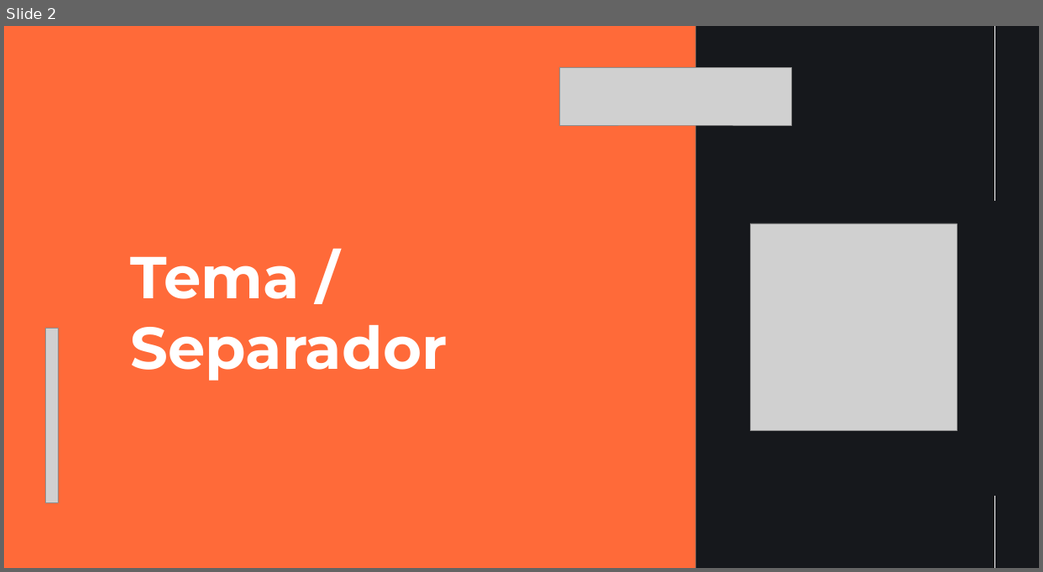
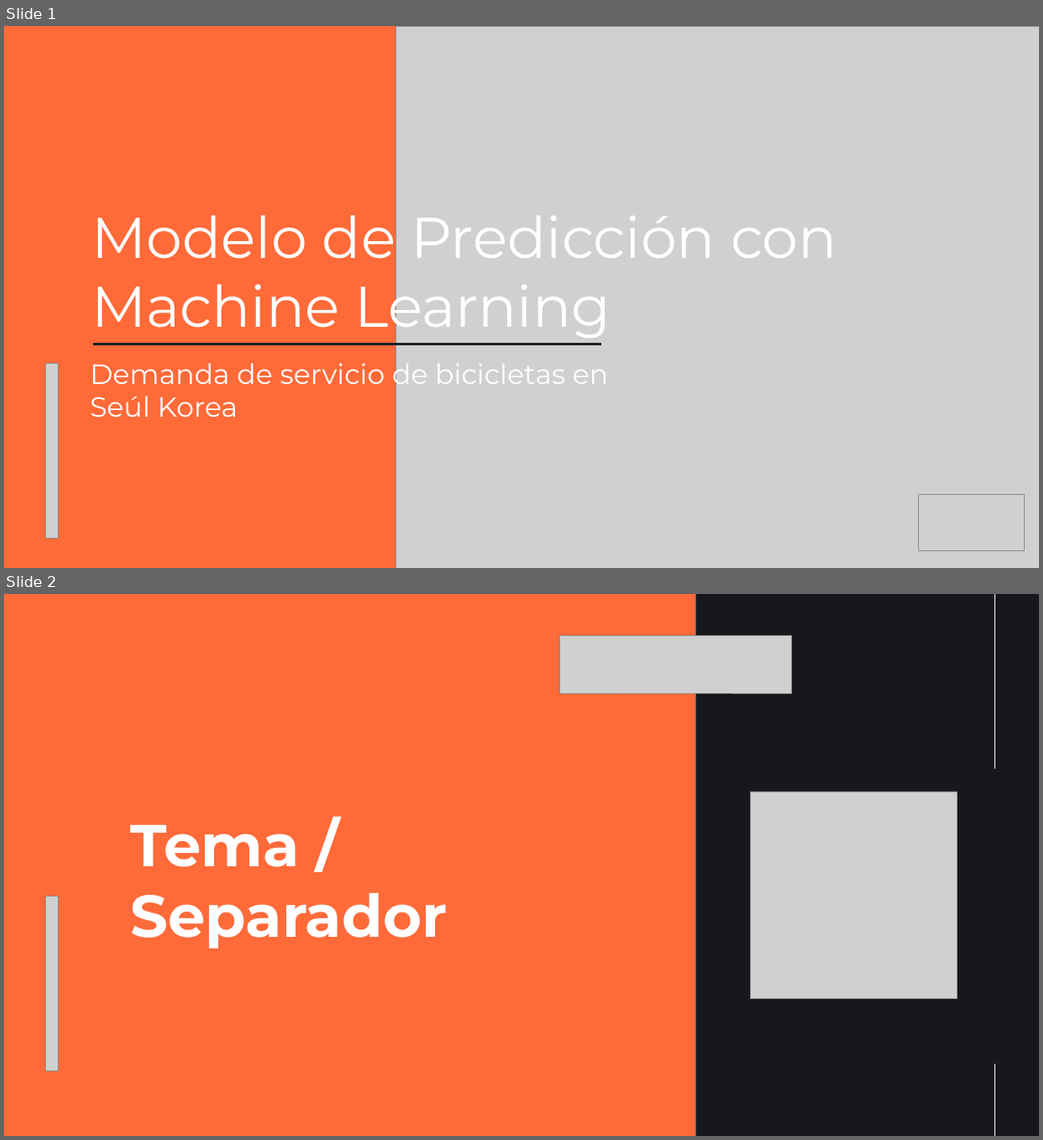
Before and after one commit to vidaldurazo/Prototype_Day_BEDU, a slide deck: Slides.pptx. Shown one above the other, each under a label of ours: slide 2 before the commit, slides 1 and 2 after it. The pictures are 1043x572 and 1043x1140 pixels, drawn with LibreOffice and Linux fonts; fonts in the diff are those of the drawing; grey boxes stand for pictures. Boxes give left, top, right and bottom in pixels: in the first picture for what was removed or moved away, otherwise in the second. Text is boxed around its words. In the diff, an @@ line names an element or a change of style, - is before the commit and + after.

```diff
--- a/Slides.pptx
+++ b/Slides.pptx
@@ slide 1 added at (4, 26, 1039, 568), background #FF6A39 @@
@@ picture added at (396, 26, 1039, 568) @@
@@ text added at (91, 202, 837, 340), 66 pt, text #FFFFFF @@
+Modelo de Predicción con Machine Learning
@@ line added from (93, 344) to (601, 344), #182227 2.25 pt @@
@@ picture added at (45, 363, 58, 538) @@
@@ text added at (90, 356, 608, 417), 32 pt, text #FFFFFF @@
+Demanda de servicio de bicicletas en Seúl Korea
@@ picture added at (918, 495, 1024, 551) @@
```
Also in this commit, not shown: 1 slide changed, 1 slide removed.
